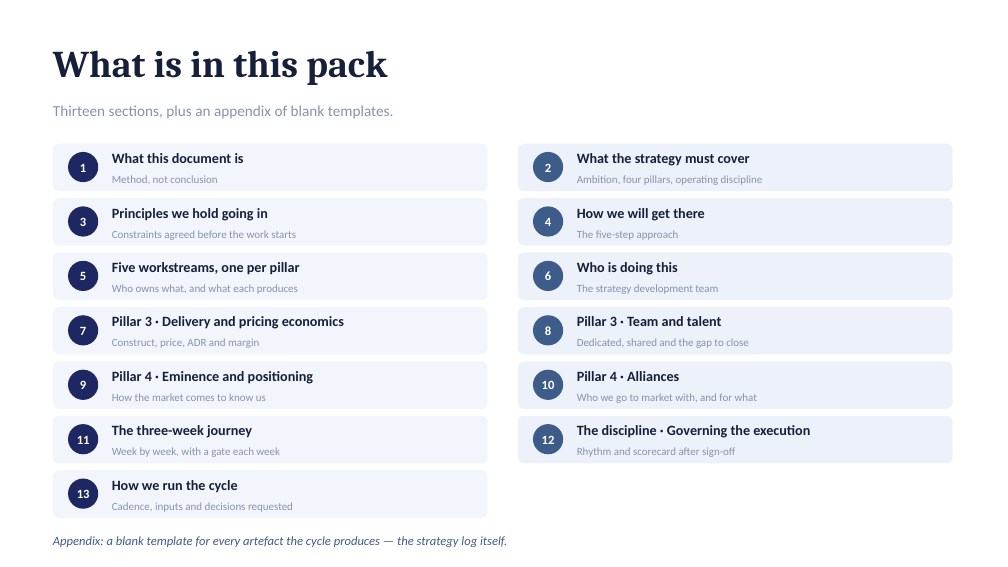
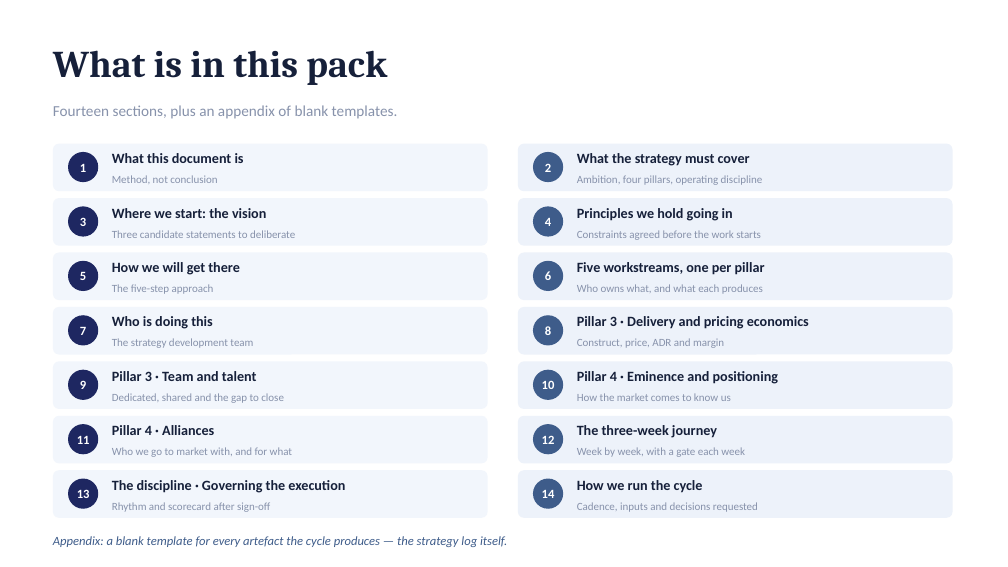
Before and after one commit to dhajjar-cyber/bae, a slide deck: slide 2 of FSI strategy/EAIND-FSI-Strategy-Development-Plan.pptx. Drawn at 1008x567 pixels with LibreOffice and Linux fonts; fonts in the diff are those of the drawing. Boxes give left, top, right and bottom in pixels: in the first picture for what was removed or moved away, otherwise in the second. Text is boxed around its words. In the diff, an @@ line names an element or a change of style, - is before the commit and + after.

```diff
--- a/FSI strategy/EAIND-FSI-Strategy-Development-Plan.pptx
+++ b/FSI strategy/EAIND-FSI-Strategy-Development-Plan.pptx
@@ text at box(53, 105, 398, 118): text changed @@
-Thirteen sections, plus an appendix of blank templates.
+Fourteen sections, plus an appendix of blank templates.
@@ text at box(112, 208, 266, 218): text changed @@
-Principles we hold going in
+Where we start: the vision
@@ text at box(577, 208, 733, 221): text changed @@
-How we will get there
+Principles we hold going in
@@ text at box(112, 230, 295, 238): text changed @@
-Constraints agreed before the work starts
+Three candidate statements to deliberate
@@ text at box(577, 230, 761, 240): text changed @@
-The five-step approach
+Constraints agreed before the work starts
@@ text at box(112, 262, 240, 275): text changed @@
-Five workstreams, one per pillar
+How we will get there
@@ text at box(577, 262, 765, 275): text changed @@
-Who is doing this
+Five workstreams, one per pillar
@@ text at box(112, 284, 214, 294): text changed @@
-Who owns what, and what each produces
+The five-step approach
@@ text at box(577, 284, 763, 293): text changed @@
-The strategy development team
+Who owns what, and what each produces
@@ text at box(112, 316, 213, 329): text changed @@
-Pillar 3 · Delivery and pricing economics
+Who is doing this
@@ text at box(577, 316, 809, 329): text changed @@
-Pillar 3 · Team and talent
+Pillar 3 · Delivery and pricing economics
@@ text at box(112, 338, 253, 348): text changed @@
-Construct, price, ADR and margin
+The strategy development team
@@ text at box(577, 338, 724, 348): text changed @@
-Dedicated, shared and the gap to close
+Construct, price, ADR and margin
@@ text at box(112, 371, 257, 381): text changed @@
-Pillar 4 · Eminence and positioning
+Pillar 3 · Team and talent
@@ text at box(577, 371, 778, 384): text changed @@
-Pillar 4 · Alliances
+Pillar 4 · Eminence and positioning
@@ text at box(112, 393, 284, 403): text changed @@
-How the market comes to know us
+Dedicated, shared and the gap to close
@@ text at box(577, 393, 731, 401): text changed @@
-Who we go to market with, and for what
+How the market comes to know us
@@ text at box(112, 425, 214, 435): text changed @@
-The three-week journey
+Pillar 4 · Alliances
@@ text at box(112, 447, 292, 457): text changed @@
-Week by week, with a gate each week
+Who we go to market with, and for what
@@ text at box(577, 425, 717, 438): text changed @@
-The discipline · Governing the execution
+The three-week journey
@@ text at box(577, 447, 745, 457): text changed @@
-Rhythm and scorecard after sign-off
+Week by week, with a gate each week
@@ rounded rectangle added at box(518, 470, 953, 518), fill #EDF2FA @@
@@ ellipse added at box(533, 479, 563, 509), fill #3E5C8A @@
@@ text at box(112, 480, 345, 493): text changed @@
-How we run the cycle
+The discipline · Governing the execution
@@ text at box(112, 502, 270, 512): text changed @@
-Cadence, inputs and decisions requested
+Rhythm and scorecard after sign-off
@@ text added at box(542, 490, 555, 498), 12 pt, text #FFFFFF, bold @@
+14
@@ text added at box(577, 480, 703, 493), 13.5 pt, text #16203A, bold @@
+How we run the cycle
@@ text added at box(577, 502, 758, 512), 10.5 pt, text #8792AB @@
+Cadence, inputs and decisions requested
```
Also in this commit, not shown: 3 other slides changed, 1 slide added, 2 other files.
